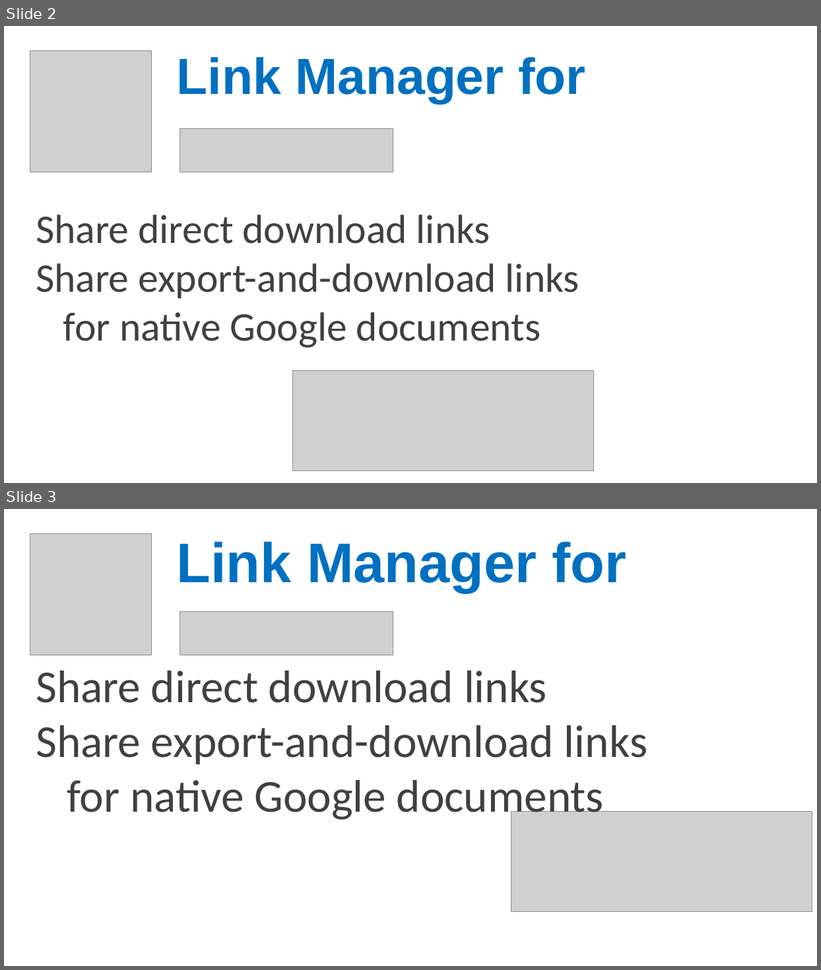
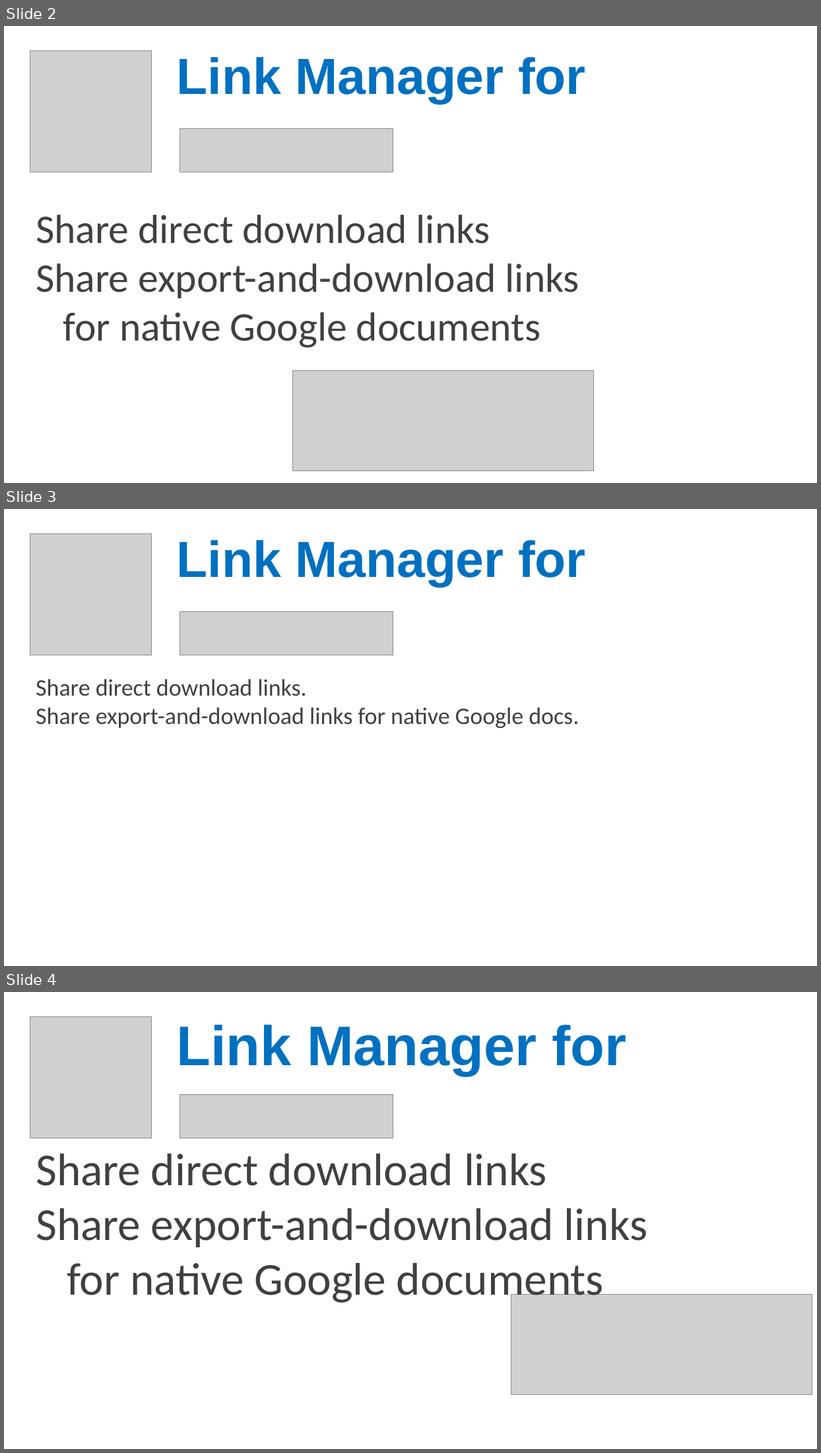
Before and after one commit to OleksiyRudenko/gd-linkman, a slide deck: dist-env/src/cws/app-promo/promo.pptx. Shown one above the other, each under a label of ours: slides 2 and 3 before the commit, slides 2, 3 and 4 after it. The pictures are 821x970 and 821x1453 pixels, drawn with LibreOffice and Linux fonts; fonts in the diff are those of the drawing; grey boxes stand for pictures. Boxes give left, top, right and bottom in pixels: in the first picture for what was removed or moved away, otherwise in the second. Text is boxed around its words. In the diff, an @@ line names an element or a change of style, - is before the commit and + after.

```diff
--- a/dist-env/src/cws/app-promo/promo.pptx
+++ b/dist-env/src/cws/app-promo/promo.pptx
@@ slide 3 added at (4,509,817,966), background #FFFFFF @@
@@ picture added at (30,533,151,655) @@
@@ text added at (177,540,586,587), 60 pt, text #0070C0, bold @@
+Link Manager for
@@ picture added at (180,611,394,656) @@
@@ text added at (36,679,579,728), 28 pt, text #404040 @@
+Share direct download links.
+Share export-and-download links for native Google docs.
@@ what was slide 3 is now slide 4 @@
```
Also in this commit, not shown: 2 other files.
